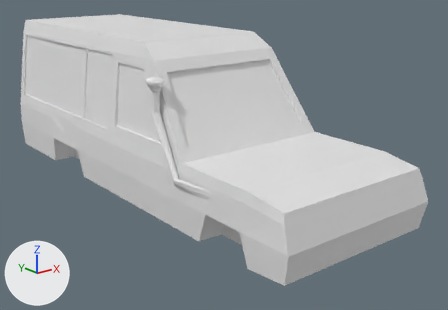
Renders of the Blender file Touristvan.blend from each side of a commit.
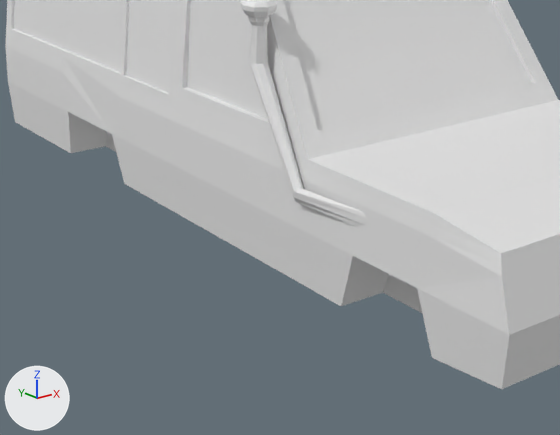
Old and new are each drawn whole from a 50 mm camera at (-23.4, -31.9, 20.7) aimed at (1.6, -0.6, 8.2) and again close up on the part from 4% to 70% of the width and 25% to 100% of the height. Arrows for +X, +Y and +Z are at lower left; the lights stay in place.
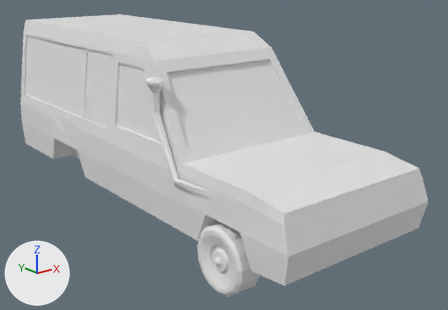
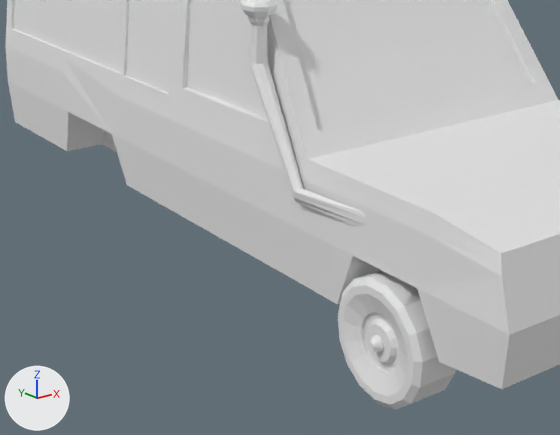
The change, as a diff of the scene's bpy script:
```diff
--- a/Touristvan.blend.py
+++ b/Touristvan.blend.py
@@ me_cube_001 @@
 me_cube_001.from_pydata(...)  # 255 vertices, 234 faces; spans x -1.03..1.03, y -1.0..1.23, z -0.76..1.0
 # used by ob_cube; location = (0.0, 0.0, 11.84); scale = (5.21, 14.0, -5.71)
 # before: 0 (1.0, 0.82, 1.0), 20 (-1.0, 0.82, 1.0) at pixel (70, 153), 30 (1.0, 0.47, 1.0), 34 (-1.0, 0.47, 1.0) at pixel (124, 183), 73 (-0.71, 0.82, 1.0) at pixel (105, 146)
 # before: 75 (-0.71, 0.47, 1.0), 86 (0.71, 0.82, 1.0), 87 (0.71, 0.47, 1.0)
+# me_cube_001 part 1: all 10 vertices in x -1.0..1.0, y -0.79..-0.5, z 1.0 are scaled about their middle by (1, 1.12, 1)
+# me_cube_001 part 2
+for i in [30, 34, 75, 87]: me_cube_001.vertices[i].co += Vector((0.0, -0.01, 0.0))
+for i in [0, 20, 73, 86]: me_cube_001.vertices[i].co += Vector((0.0, 0.03, 0.0))
@@ me_torus @@
+me_torus.from_pydata(...)  # 256 vertices, 270 faces; spans x -1.21..1.23, y -1.23..1.23, z -0.3..0.76
@@ ob_torus @@
+ob_torus = bpy.data.objects.new('Torus', me_torus)
+ob_torus.location = (-5.26, -9.12, 5.89)
+ob_torus.rotation_euler = (0.0, 1.571, 0.0)  # degrees (0, 90, 0)
+ob_torus.scale = (1.52, 1.52, 1.52)
```

Where the change shows, as pixel boxes (x1, y1, x2, y2) in the close-ups (560 x 435 px; the box of a moved part takes in the faces that stretch with it):
'Torus', added: after (338, 270, 456, 410)
part 1 of me_cube_001, moved or reshaped: (305, 232, 509, 389) in both
part 2 of me_cube_001, moved or reshaped: (8, 82, 130, 187) in both
